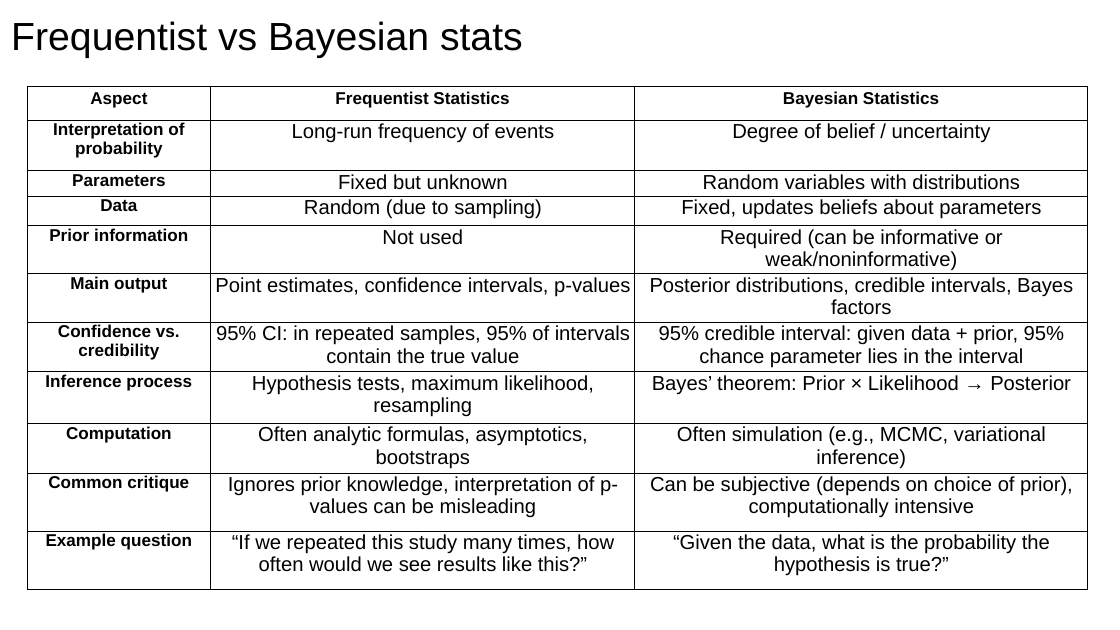
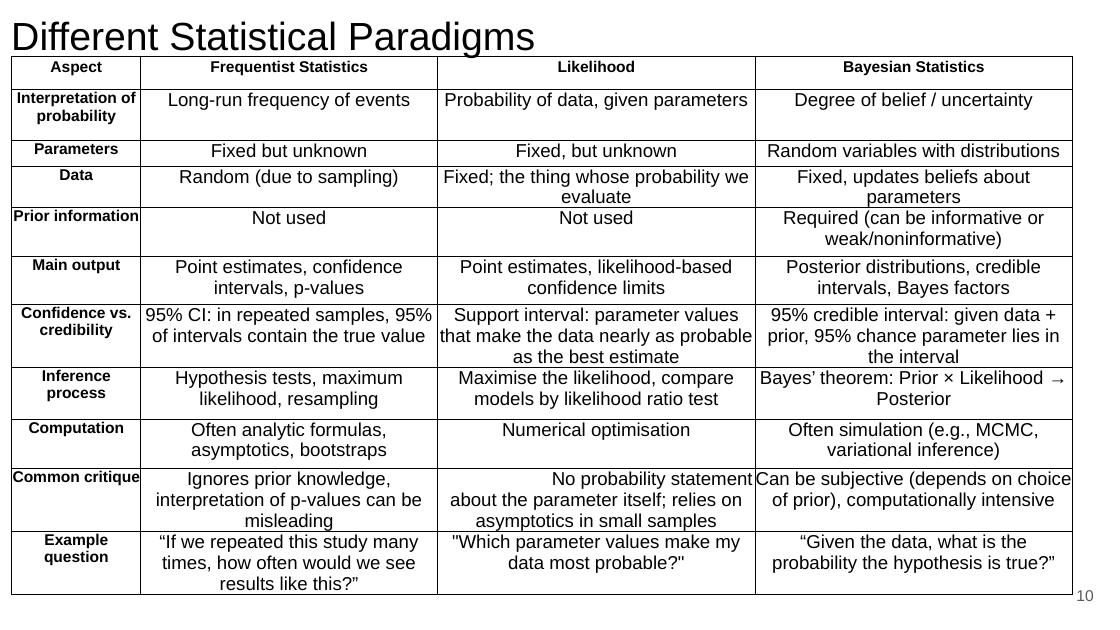
Before and after one commit to bmaitner/biometry_course, a slide deck: slide 10 of lectures/Lecture_03_statistical_frameworks.pptx (slide 5 before the commit). Drawn at 1120x630 pixels with LibreOffice and Linux fonts; fonts in the diff are those of the drawing. Boxes give left, top, right and bottom in pixels: in the first picture for what was removed or moved away, otherwise in the second. Text is boxed around its words. In the diff, an @@ line names an element or a change of style, - is before the commit and + after.

Commit message:
updating slides

```diff
--- a/lectures/Lecture_03_statistical_frameworks.pptx
+++ b/lectures/Lecture_03_statistical_frameworks.pptx
@@ title at [11, 21, 535, 58]: text changed @@
-Frequentist vs Bayesian stats
+Different Statistical Paradigms
@@ table at [12, 56, 1072, 595] @@
+column 3: Likelihood | Probability of data, given parameters | Fixed, but unknown | Fixed; the thing whose probability we evaluate | Not used | Point estimates, likelihood-based confidence limits | Support interval: parameter values that make the data nearly as probable as the best estimate | Maximise the likelihood, compare models by likelihood ratio test | Numerical optimisation | No probability statement about the parameter itself; relies on asymptotics in small samples | "Which parameter values make my data most probable?"
@@ table: place and size @@
-table at [27, 86, 1088, 580]
+table at [12, 56, 1072, 595]
@@ page number added at [1076, 590, 1093, 601], 10 pt, text #595959 @@
+10
```
Also in this commit, not shown: 14 other slides changed, 34 slides added, 5 slides removed, 1 other file.
